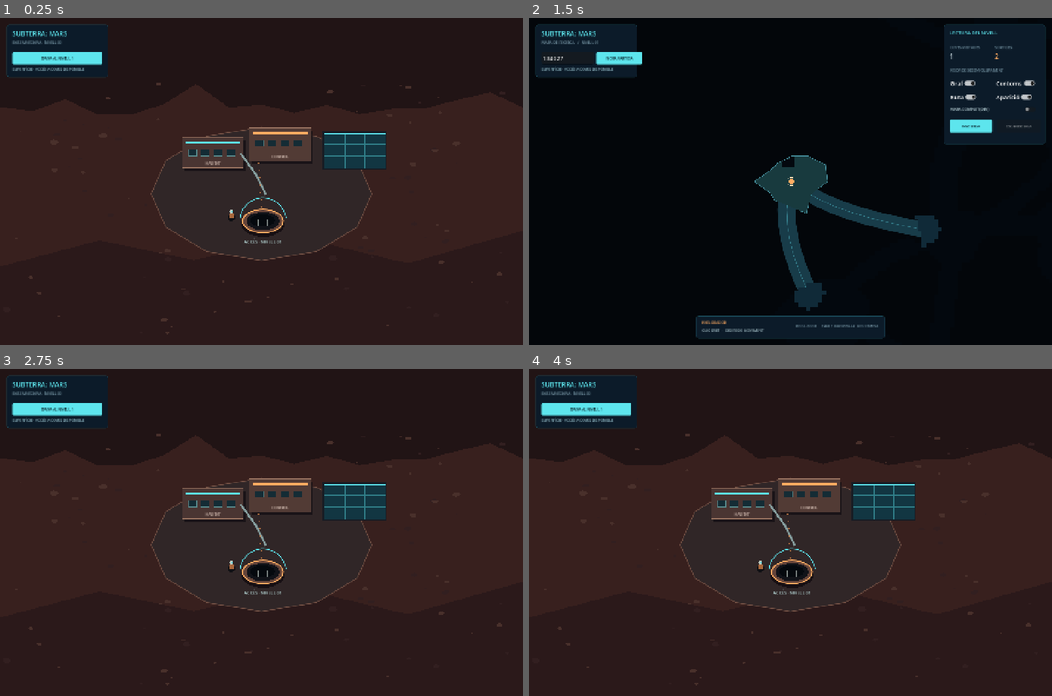
Above: before the commit, frames 1-4 (two rows, left to right).
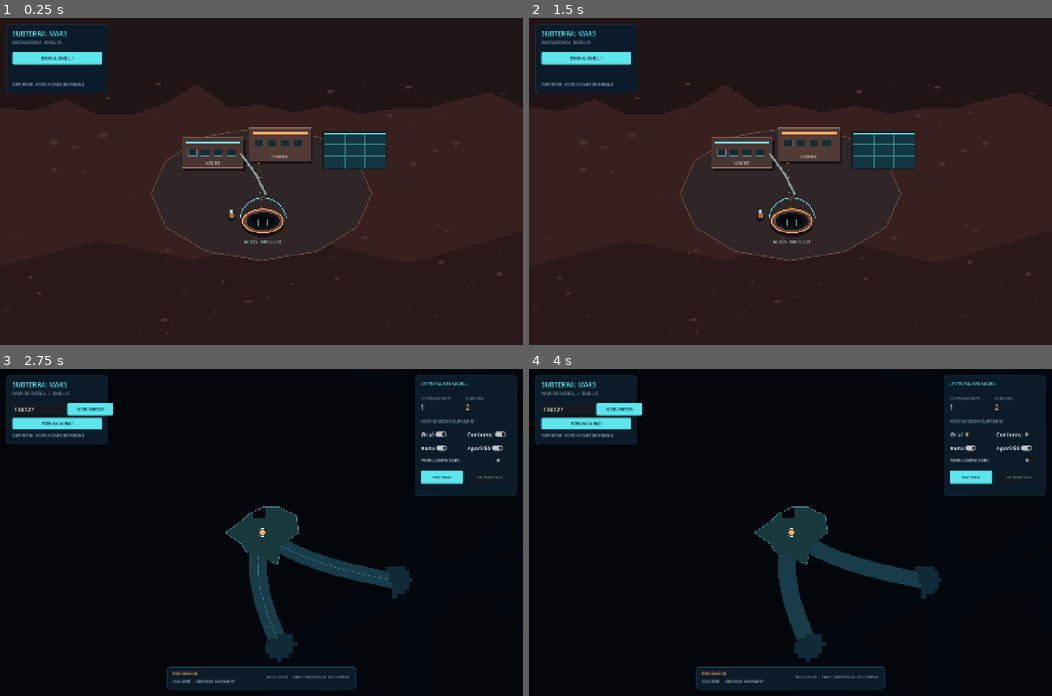
Above: after the commit, the same moments.

Repository: agasset/SUBTERRAMARS
Game: Godot game, scene res://scenes/main.tscn
The game is run twice, just before and just after one commit, with the same random seed, the same clock (stepped at 60 frames per second) and the same inputs.
Inputs (mouse positions are in pixels of both pictures, inside the frame that each line leads up to):
- Up to frame 1 (0.25 s): no input
- Up to frame 2 (1.5 s): click "BAIXA AL NIVELL 1" at 0.5 s; click (586, 73) at 1.25 s, where only the run after the commit has a clickable "TORNA A LA BASE"
- Up to frame 3 (2.75 s): click (88, 408) at 2 s, where only the run before the commit has a clickable "NOVA PARTIDA"
- Up to frame 4 (4 s): click (963, 434) at 2.75 s, where only the run after the commit has a clickable "Graf"; click (1015, 434) at 3.5 s, where only the run after the commit has a clickable "Contorns"

The runs differ from the first frame. In frame 1, 0.3% of the frame differs, in the area x 1-21%, y 14-23%; in frame 2, 92%, in the area x 0-100%, y 0-100%; in frame 3, 92%; in frame 4, 92%.

Commit message:
Permet tornar de la sala d'entrada a la base

Diff:
--- a/scripts/main.gd
+++ b/scripts/main.gd
@@ -54,6 +54,7 @@
 var new_game_button: Button
 var map_return_button: Button
 var descend_button: Button
+var base_return_button: Button
 var level_panel: Control
 var bottom_panel: Control
 var analysis_tools_panel: Control
@@ -130,6 +131,7 @@
 		_discover_exit_near_unit()
 		_detect_caves_near_unit()
 		queue_redraw()
+	_update_base_return_availability()
 
 func _draw() -> void:
 	if world.is_empty():
@@ -341,8 +343,22 @@
 	for obstacle in world.obstacles:
 		if _point_inside_selected_cave(obstacle.position) and (room_is_scanned or _is_revealed(obstacle.position)):
 			_draw_isometric_obstacle(obstacle)
+	if cave.id == world.entry:
+		_draw_isometric_base_access(cave)
 	if _point_inside_selected_cave(unit_position) or _point_inside_isometric_exit(unit_position, cave) or _point_inside_connected_corridor(unit_position, cave):
 		_draw_isometric_explorer(unit_position)
+
+func _draw_isometric_base_access(cave: Dictionary) -> void:
+	var center := _world_to_screen(cave.position)
+	var radius_x := maxf(22.0, zoom_level * 7.5)
+	var radius_y := maxf(12.0, zoom_level * 3.8)
+	var shadow := _surface_ellipse_points(center + Vector2(0, 4), radius_x + 5.0, radius_y + 4.0, 24)
+	draw_colored_polygon(shadow, Color("06090d", 0.8))
+	draw_colored_polygon(_surface_ellipse_points(center, radius_x, radius_y, 24), Color("b47546"))
+	draw_colored_polygon(_surface_ellipse_points(center, radius_x - 5.0, radius_y - 3.0, 24), Color("11151b"))
+	draw_colored_polygon(_surface_ellipse_points(center, radius_x - 10.0, radius_y - 5.5, 24), Color("03070c"))
+	draw_arc(center, radius_x + 4.0, 0.0, TAU, 28, Color("ffac62"), maxf(1.5, zoom_level * 0.45), true)
+	draw_string(ThemeDB.fallback_font, center + Vector2(-76, radius_y + 25), "PUJADA A LA BASE", HORIZONTAL_ALIGNMENT_CENTER, 152, 10, Color("b8d9d8"))
 
 func _room_reveal_ratio(cave: Dictionary) -> float:
 	var contour: PackedVector2Array = cave.contour
@@ -771,7 +787,7 @@
 	ui_root.set_anchors_and_offsets_preset(Control.PRESET_FULL_RECT)
 	ui_root.mouse_filter = Control.MOUSE_FILTER_PASS
 	add_child(ui_root)
-	var left := _panel(Rect2(18, 18, 280, 145))
+	var left := _panel(Rect2(18, 18, 280, 190))
 	ui_root.add_child(left)
 	_add_label(left, "SUBTERRA: MARS", 18, CYAN, Vector2(16, 12), Vector2(248, 26))
 	mode_heading_label = _add_label(left, "MAPA DE RECERCA   /   NIVELL 01", 10, MUTED, Vector2(16, 42), Vector2(248, 18))
@@ -794,7 +810,12 @@
 	descend_button.tooltip_text = "Entra pel forat d'accés fins a la xarxa de coves del nivell 1."
 	descend_button.pressed.connect(_descend_to_level_one)
 	left.add_child(descend_button)
-	status_label = _add_label(left, "GENERADOR P0B · %s" % Generator.GENERATOR_VERSION, 10, Color("89b0bb"), Vector2(16, 116), Vector2(248, 18))
+	base_return_button = _button("TORNA A LA BASE", Vector2(16, 116), Vector2(248, 32))
+	base_return_button.visible = false
+	base_return_button.tooltip_text = "Cal tornar a la sala d'entrada del nivell 1 per pujar a la superfície."
+	base_return_button.pressed.connect(_return_to_surface_base)
+	left.add_child(base_return_button)
+	status_label = _add_label(left, "GENERADOR P0B · %s" % Generator.GENERATOR_VERSION, 10, Color("89b0bb"), Vector2(16, 158), Vector2(248, 18))
 
 	level_panel = _panel(Rect2(0, 18, 280, 250))
 	level_panel.size.y = 330
@@ -1147,6 +1168,9 @@
 		bottom_panel.visible = not analysis_mode and not surface_mode
 	if is_instance_valid(analysis_tools_panel):
 		analysis_tools_panel.visible = analysis_mode and not surface_mode
+	if is_instance_valid(base_return_button):
+		base_return_button.visible = not surface_mode and current_level > 0
+		_update_base_return_availability()
 
 func _return_to_map(requested_zoom: float = 0.62) -> void:
 	analysis_mode = false
@@ -1160,6 +1184,31 @@
 	_update_scan_availability()
 	_update_view_mode_ui()
 	queue_redraw()
+
+func _return_to_surface_base() -> void:
+	if not _can_return_to_base():
+		return
+	surface_mode = true
+	current_level = 0
+	analysis_mode = false
+	selected_cave = -1
+	selected_cave_focus = Vector2.ZERO
+	moving = false
+	move_path.clear()
+	selected_route.clear()
+	chained_cave_id = -1
+	_update_scan_availability()
+	_update_view_mode_ui()
+	queue_redraw()
+
+func _can_return_to_base() -> bool:
+	return not surface_mode and current_level == 1 and current_cave_id == world.entry and _cave_at_position(unit_position) == world.entry and not moving
+
+func _update_base_return_availability() -> void:
+	if not is_instance_valid(base_return_button):
+		return
+	base_return_button.disabled = not _can_return_to_base()
+	base_return_button.tooltip_text = "Puja a la superfície des de la sala d'entrada." if _can_return_to_base() else "Torna a la sala d'entrada del nivell 1 per accedir a la base."
 
 func _exit_inspection() -> void:
 	if not analysis_mode:
--- a/scripts/seed_validation.gd
+++ b/scripts/seed_validation.gd
@@ -235,7 +235,16 @@
 	hatch_click.pressed = true
 	hatch_click.position = navigation_probe.call("_surface_hatch_center")
 	navigation_probe.call("_input", hatch_click)
-	return not navigation_probe.get("surface_mode") and int(navigation_probe.get("current_level")) == 1 and navigation_probe.get("unit_position").distance_to(entry_position) < 0.01 and navigation_probe.get("explored_caves").has(world.entry) and navigation_probe.call("_exit_count", world.entry) > 0
+	var entered_level_one: bool = not navigation_probe.get("surface_mode") and int(navigation_probe.get("current_level")) == 1 and navigation_probe.get("unit_position").distance_to(entry_position) < 0.01 and navigation_probe.get("explored_caves").has(world.entry) and navigation_probe.call("_exit_count", world.entry) > 0 and navigation_probe.get("base_return_button").visible and not navigation_probe.get("base_return_button").disabled
+	if not entered_level_one:
+		return false
+	var discovered_exit_count: int = navigation_probe.call("_exit_count", world.entry)
+	var revealed_before_return: PackedByteArray = navigation_probe.get("revealed_mask").duplicate()
+	navigation_probe.call("_return_to_surface_base")
+	if not navigation_probe.get("surface_mode") or int(navigation_probe.get("current_level")) != 0 or not navigation_probe.get("explored_caves").has(world.entry):
+		return false
+	navigation_probe.call("_descend_to_level_one")
+	return not navigation_probe.get("surface_mode") and int(navigation_probe.get("current_level")) == 1 and navigation_probe.get("unit_position").distance_to(entry_position) < 0.01 and navigation_probe.get("explored_caves").has(world.entry) and navigation_probe.call("_exit_count", world.entry) == discovered_exit_count and navigation_probe.get("revealed_mask") == revealed_before_return
 
 func _canonical(world: Dictionary) -> String:
 	var result: Array = []
Binary file added: reports/retorn_base_cova.png
Not shown, changed: docs/ESTAT_PROJECTE.md
Not shown, changed: docs/GUIA_VISUAL.md
